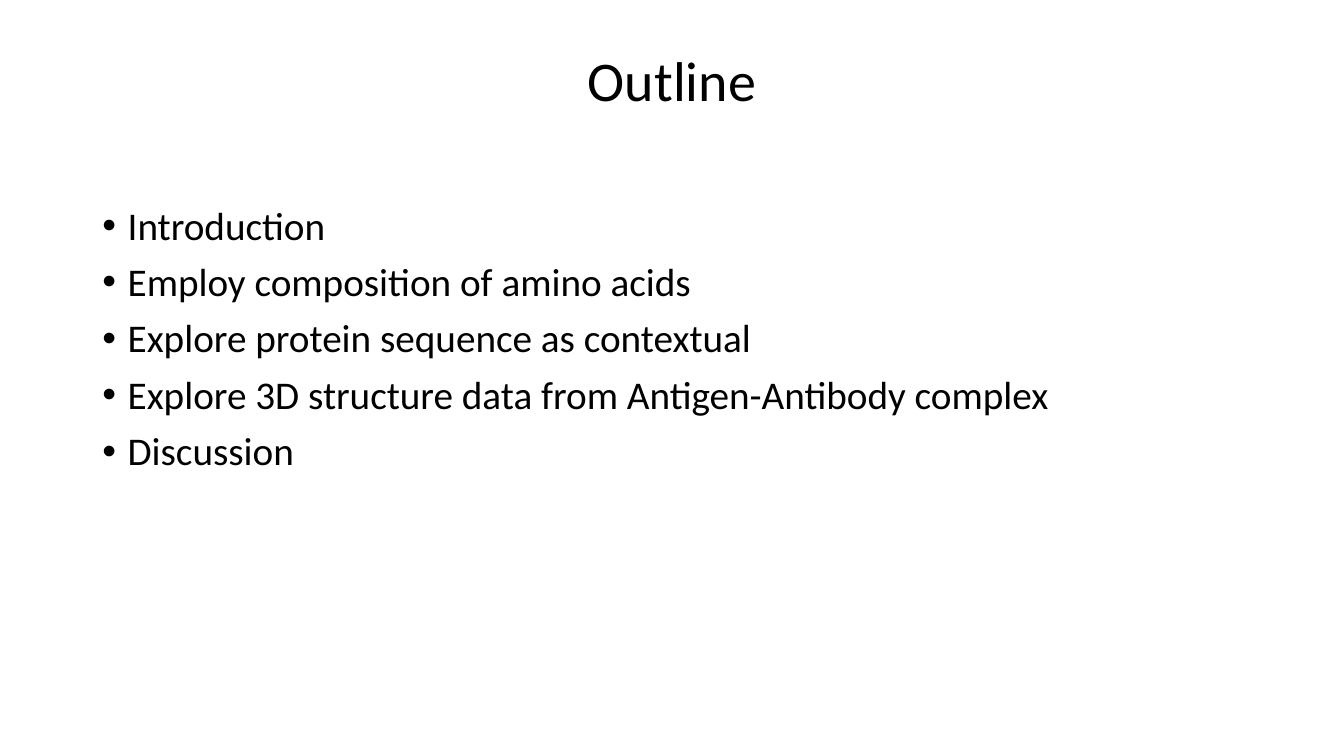
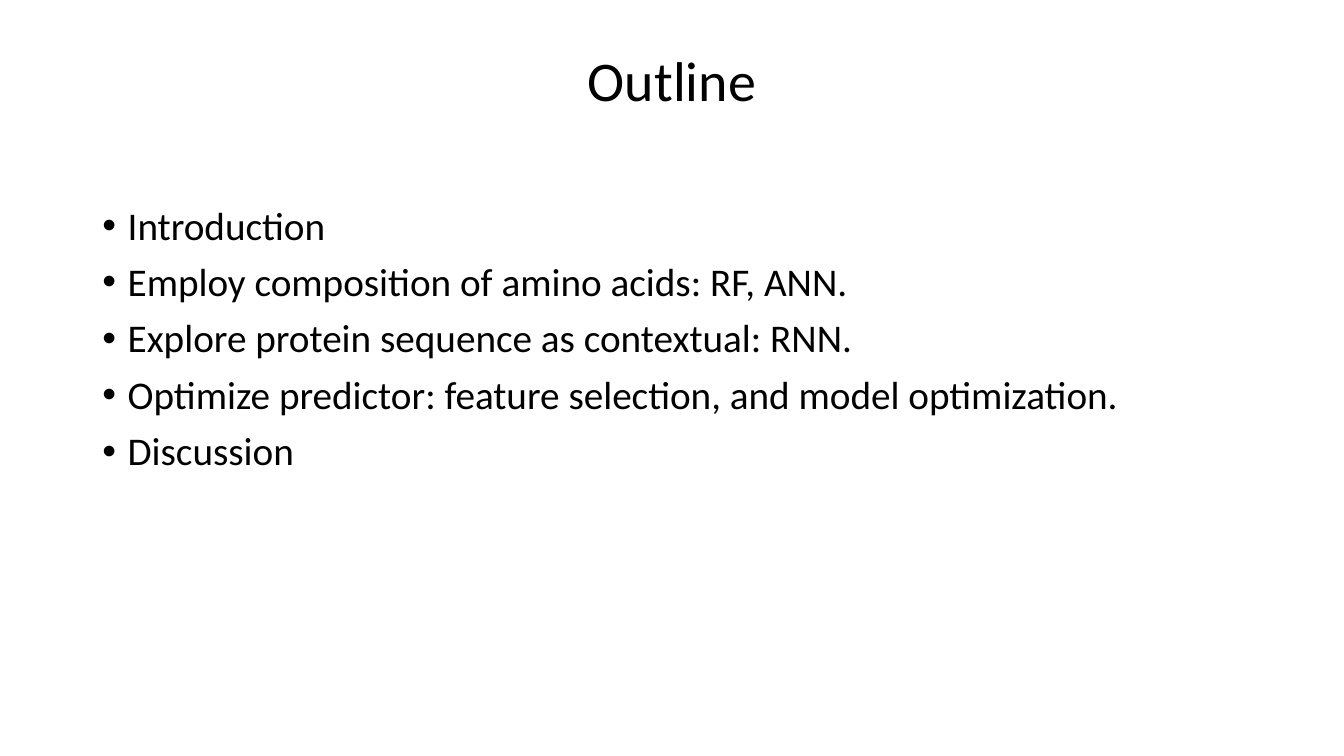
Before and after one commit to Tiezhengyuan/ml_epitope, a slide deck: slide 2 of Epitope_Prediction_TiezhengYuan.pptx. Drawn at 1344x756 pixels with LibreOffice and Linux fonts; fonts in the diff are those of the drawing. Boxes give left, top, right and bottom in pixels: in the first picture for what was removed or moved away, otherwise in the second. Text is boxed around its words. In the diff, an @@ line names an element or a change of style, - is before the commit and + after.

```diff
--- a/Epitope_Prediction_TiezhengYuan.pptx
+++ b/Epitope_Prediction_TiezhengYuan.pptx
@@ text at (x1=128, y1=268, x2=1117, y2=416): text changed @@
-• Employ composition of amino acids
-• Explore protein sequence as contextual
-• Explore 3D structure data from Antigen-Antibody complex
+• Employ composition of amino acids: RF, ANN.
+• Explore protein sequence as contextual: RNN.
+• Optimize predictor: feature selection, and model optimization.
```
Also in this commit, not shown: 8 other slides changed, 10 slides added.
